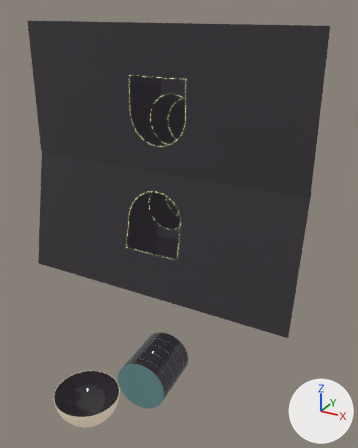
The glTF model scroll2/models/P/Tube4.glb: old version first, new version second.
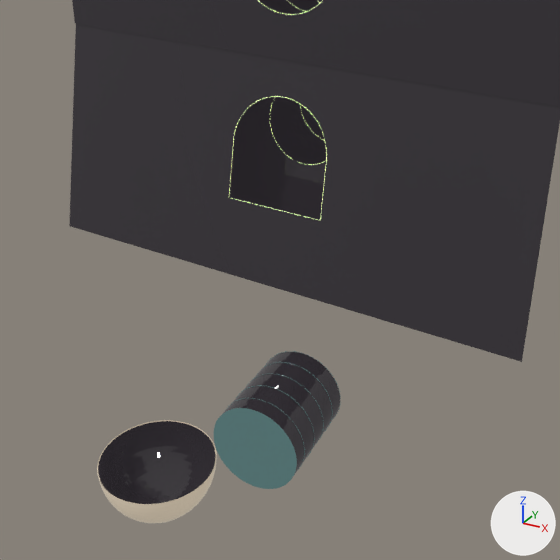
Old and new are each drawn whole from a camera (50 mm lens) standing at (8.07, -13.77, 5.72) and looking at (0.31, 0.33, -1.32) and again close up on the part from 0% to 86% of the width and 31% to 100% of the height. The axes (+X, +Y, +Z) are drawn at lower right. The lights are the same throughout.

Script lines for the objects in view, before the commit:
```python
ob_cylinder = bpy.data.objects.new('Cylinder', me_cylinder)
ob_cylinder.location = (0.96, -2.53, -5.35)
ob_cylinder.rotation_euler = (-1.611, 0.0016, 0.08)  # degrees (-92, 0.1, 4.6)
ob_cylinder.scale = (0.823, 0.823, 1.0)
ob_cylinder_001 = bpy.data.objects.new('Cylinder.001', me_cylinder_001)
ob_cylinder_001.location = (1.04, -3.52, -5.31)
ob_cylinder_001.rotation_euler = (-1.611, 0.0016, 0.08)  # degrees (-92, 0.1, 4.6)
ob_cylinder_001.scale = (0.823, 0.823, -0.00208)
ob_plane_006 = bpy.data.objects.new('Plane.006', me_plane_003)
ob_plane_006.location = (0.0, 1.32, -0.76)
ob_plane_006.rotation_euler = (-1.468, 0.00285, -3.141)  # degrees (-84, 0.2, -180)
ob_plane_006.scale = (0.797, 0.797, 1.11)
ob_sphere = bpy.data.objects.new('Sphere', me_sphere)
ob_sphere.location = (-1.35, -3.37, -6.74)
ob_sphere.rotation_euler = (0.00735, 0.000835, 0.18)  # degrees (0.4, 0, 10)
ob_sphere.scale = (1.13, 1.11, 1.14)
ob_sphere_001 = bpy.data.objects.new('Sphere.001', me_sphere_001)
ob_sphere_001.location = (-1.35, -3.37, -6.72)
ob_sphere_001.rotation_euler = (0.00735, 0.000835, 0.18)  # degrees (0.4, 0, 10)
ob_sphere_001.scale = (1.14, 1.13, 1.16)
# also in view: 'Plane.005' at (0.0, 0.11, -1.25); 'Plane.009' at (0.0, -0.94, -1.26); 'Plane' at (0.0, -0.53, 3.05)
```
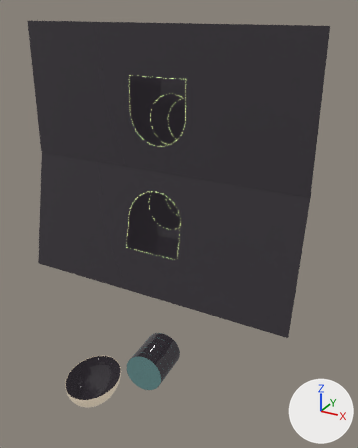
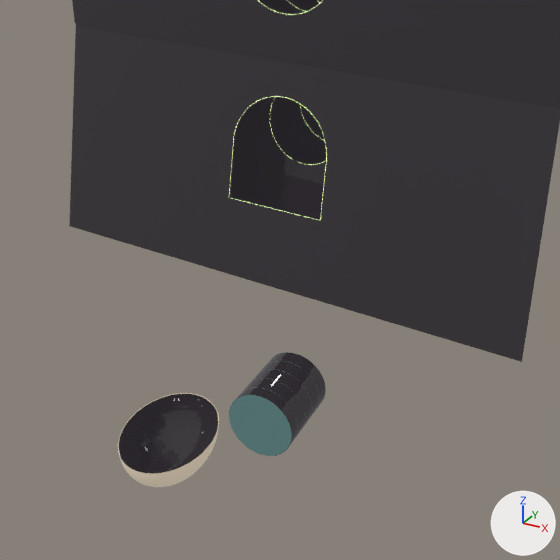
Changed parts and their boxes (x1, y1, x2, y2) in the close-ups (560 x 560 px):
```json
{"object": "Sphere", "change": "moved, rescaled", "before": [98, 421, 216, 504], "after": [119, 394, 218, 474], "on screen": "16% narrower"}
{"object": "Cylinder", "change": "moved, rescaled", "before": [223, 352, 340, 475], "after": [229, 352, 326, 456]}
{"object": "Cylinder.001", "change": "moved, rescaled", "before": [214, 408, 297, 489], "after": [229, 395, 292, 456], "on screen": "24% narrower, 24% shorter"}
{"object": "Sphere.001", "change": "moved, rescaled", "before": [97, 420, 216, 523], "after": [118, 393, 219, 487], "on screen": "15% narrower, 9% shorter"}
```

Scene script edits in JSON lines:
```json
{"op": "set", "path": "ob_cylinder.location", "old": "(0.96, -2.53, -5.35)", "new": "(0.96, -2.54, -5.0)"}
{"op": "set", "path": "ob_cylinder.scale", "old": "(0.823, 0.823, 1.0)", "new": "(0.624, 0.624, 0.751)"}
{"op": "set", "path": "ob_cylinder_001.location", "old": "(1.04, -3.52, -5.31)", "new": "(1.02, -3.29, -4.97)"}
{"op": "set", "path": "ob_cylinder_001.scale", "old": "(0.823, 0.823, -0.00208)", "new": "(0.618, 0.618, -0.00156)"}
{"op": "set", "path": "ob_sphere.location", "old": "(-1.35, -3.37, -6.74)", "new": "(-0.99, -3.37, -5.87)"}
{"op": "set", "path": "ob_sphere.scale", "old": "(1.13, 1.11, 1.14)", "new": "(0.871, 1.11, 0.873)"}
{"op": "set", "path": "ob_sphere_001.location", "old": "(-1.35, -3.37, -6.72)", "new": "(-0.99, -3.37, -5.86)"}
{"op": "set", "path": "ob_sphere_001.scale", "old": "(1.14, 1.13, 1.16)", "new": "(0.886, 1.13, 0.888)"}
```
